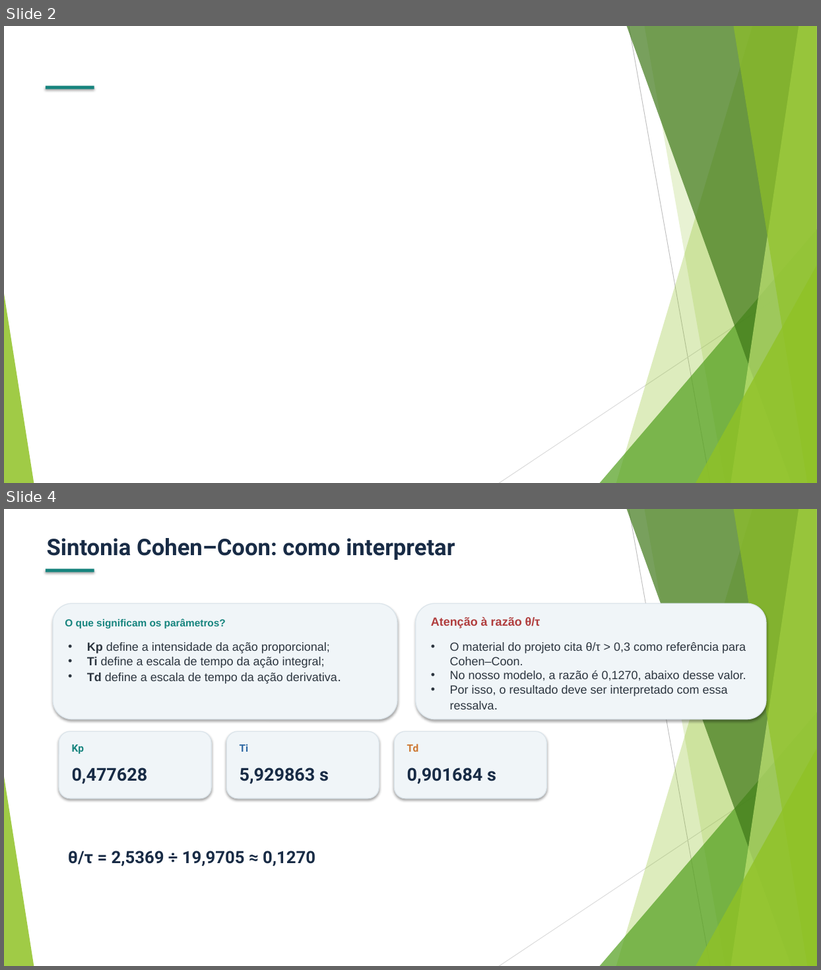
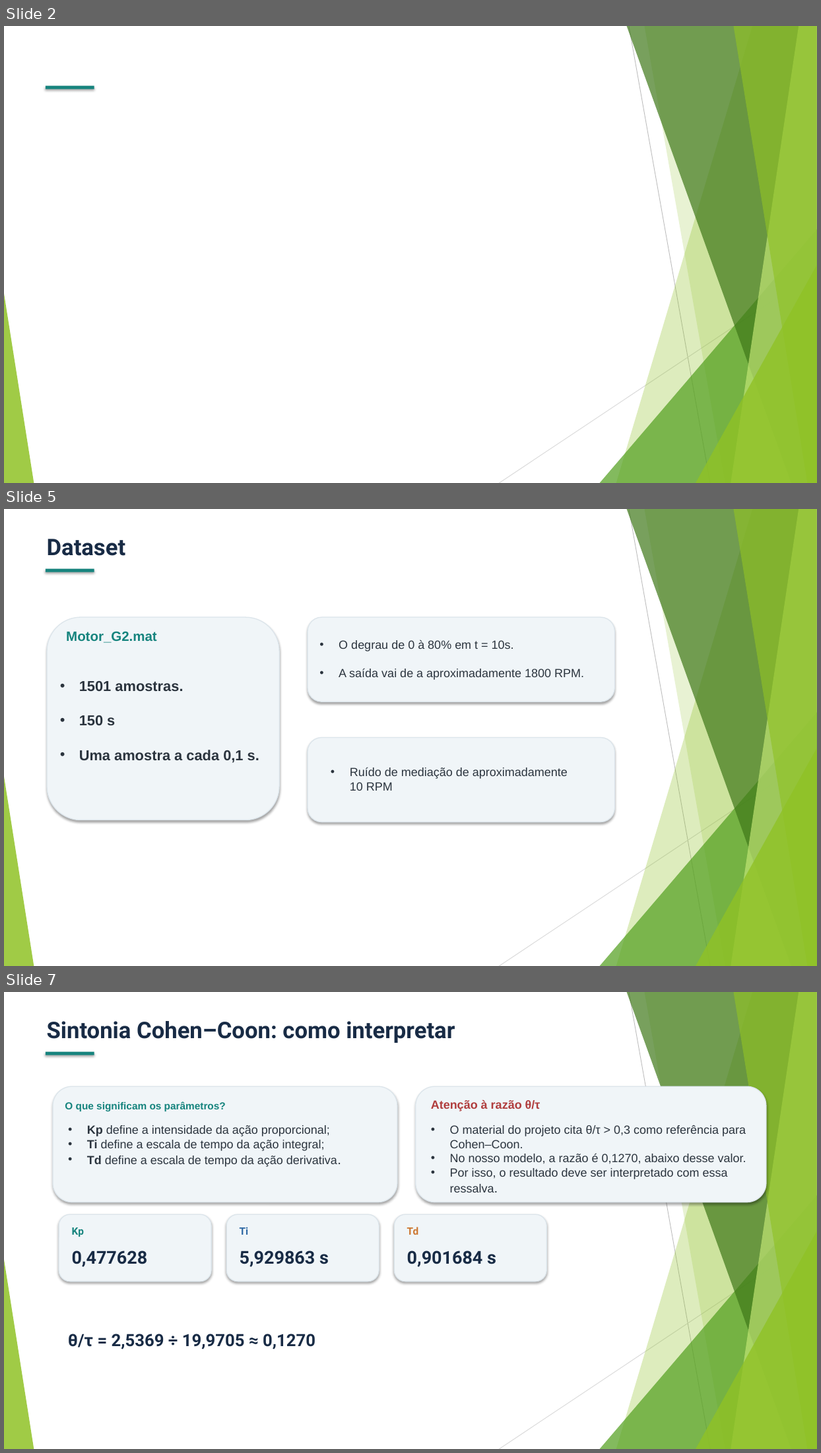
Before and after one commit to MariaRitaRR/projeto-de-embarcados-c13, a slide deck: Slides_Projeto_C13_1.pptx. Shown one above the other, each under a label of ours: slides 2 and 4 before the commit, slides 2, 5 and 7 after it; the slides between them are not shown. The pictures are 821x970 and 821x1453 pixels, drawn with LibreOffice and Linux fonts; fonts in the diff are those of the drawing. Boxes give left, top, right and bottom in pixels: in the first picture for what was removed or moved away, otherwise in the second. Text is boxed around its words. In the diff, an @@ line names an element or a change of style, - is before the commit and + after.

Commit message:
docs: adiciona slides da planta e do dataset
- funcionamento do motor CC
- do motor ao modelo FOPDT
- dataset do ensaio da curva de reação

```diff
--- a/Slides_Projeto_C13_1.pptx
+++ b/Slides_Projeto_C13_1.pptx
@@ slide 5 added at bbox=[4, 509, 817, 966], background #FFFFFF; not listed: 10 template elements that a slide beside it also shows @@
@@ text added at bbox=[47, 539, 126, 556], 27 pt, text #182B45, bold @@
+Dataset
@@ rectangle added at bbox=[46, 569, 94, 572], fill #16847E @@
@@ rounded rectangle added at bbox=[47, 618, 279, 821], fill #F0F5F8, outline #DCE5EB 1 pt @@
@@ rounded rectangle added at bbox=[308, 618, 615, 702], fill #F0F5F8, outline #DCE5EB 1 pt @@
@@ text added at bbox=[66, 631, 157, 643], 16 pt, text #16847E, bold @@
+Motor_G2.mat
@@ text added at bbox=[339, 640, 584, 680], 14 pt, text #2B343E @@
+• O degrau de 0 à 80% em t = 10s.
+• A saída vai de a aproximadamente 1800 RPM.
@@ text added at bbox=[79, 681, 259, 763], 17 pt, text #2B343E, bold @@
+• 1501 amostras.
+• 150 s
+• Uma amostra a cada 0,1 s.
@@ rounded rectangle added at bbox=[308, 738, 615, 823], fill #F0F5F8, outline #DCE5EB 1 pt @@
@@ text added at bbox=[350, 767, 568, 791], 14 pt, text #2B343E @@
+• Ruído de mediação de aproximadamente 10 RPM
@@ what was slide 4 is now slide 7 @@
```
Also in this commit, not shown: 1 slide changed, 2 other slides added.
